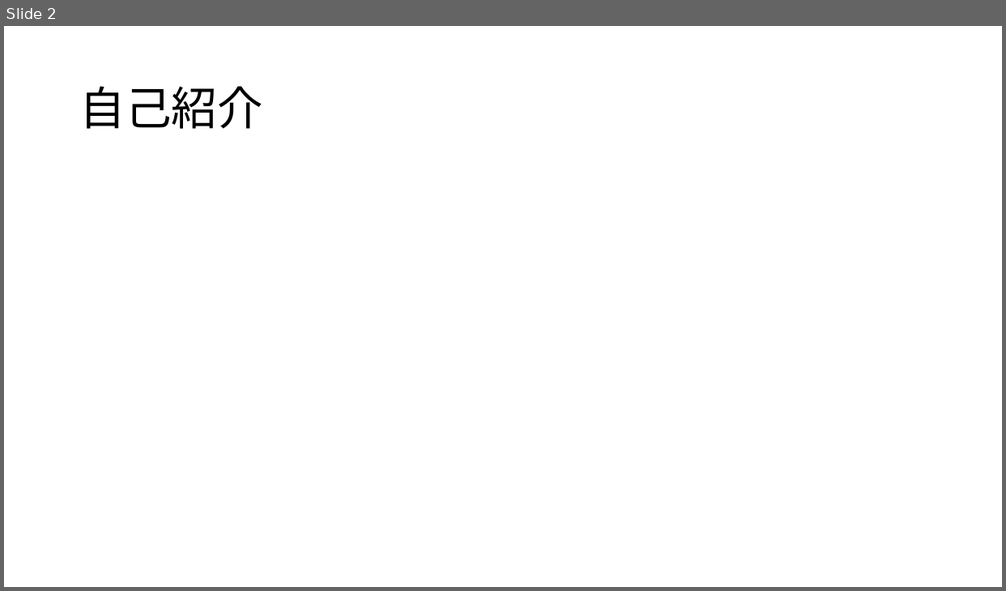
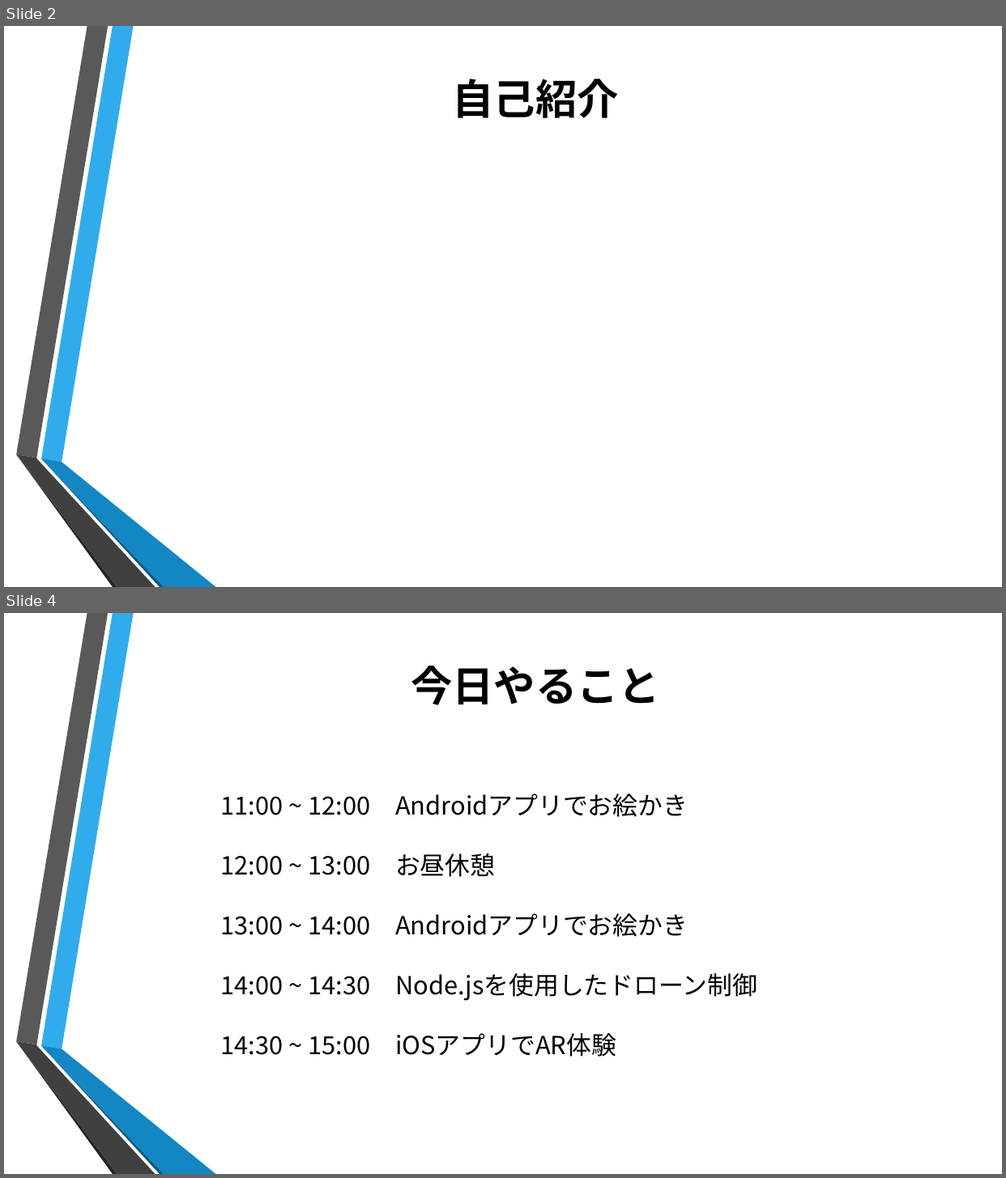
Before and after one commit to ColorSchemeSystem/1DaySummerIntern, a slide deck: 1day.pptx. Shown one above the other, each under a label of ours: slide 2 before the commit, slides 2 and 4 after it; the slides between them are not shown. The pictures are 1006x591 and 1006x1178 pixels, drawn with LibreOffice and Linux fonts; fonts in the diff are those of the drawing; background and template pictures are left out. Boxes give left, top, right and bottom in pixels: in the first picture for what was removed or moved away, otherwise in the second. Text is boxed around its words. In the diff, an @@ line names an element or a change of style, - is before the commit and + after.

```diff
--- a/1day.pptx
+++ b/1day.pptx
@@ slide 4 added at (4,613,1002,1174), background picture (left out); not listed: 6 template elements that a slide beside it also shows @@
@@ title added at (411,666,660,705), 40 pt, text #000000, bold @@
+今日やること
@@ text added at (221,794,757,1057), 24 pt, text #000000 @@
+11:00 ~ 12:00 Androidアプリでお絵かき
+12:00 ~ 13:00 お昼休憩
+13:00 ~ 14:00 Androidアプリでお絵かき
+14:00 ~ 14:30 Node.jsを使用したドローン制御
+14:30 ~ 15:00 iOSアプリでAR体験
@@ slide 2 changed as well @@
@@ title "自己紹介": place and size @@
-title "自己紹介" at (80,86,263,129)
+title "自己紹介" at (453,79,619,118)
@@ title "自己紹介" at (453,79,619,118): size 44 to 40 pt, bold on; alignment left to centre; line spacing 0.9 to 1 @@
@@ group added at (16,26,216,587): 6 freeform shapes @@
```
Also in this commit, not shown: 9 other slides changed, 9 other slides added, 3 slides removed.
